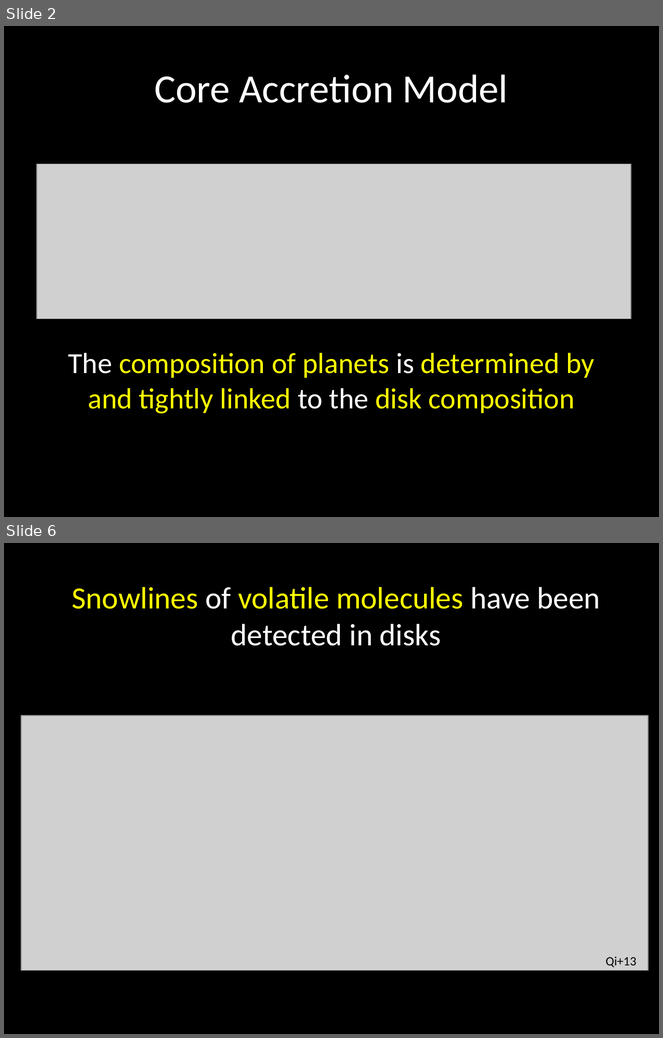
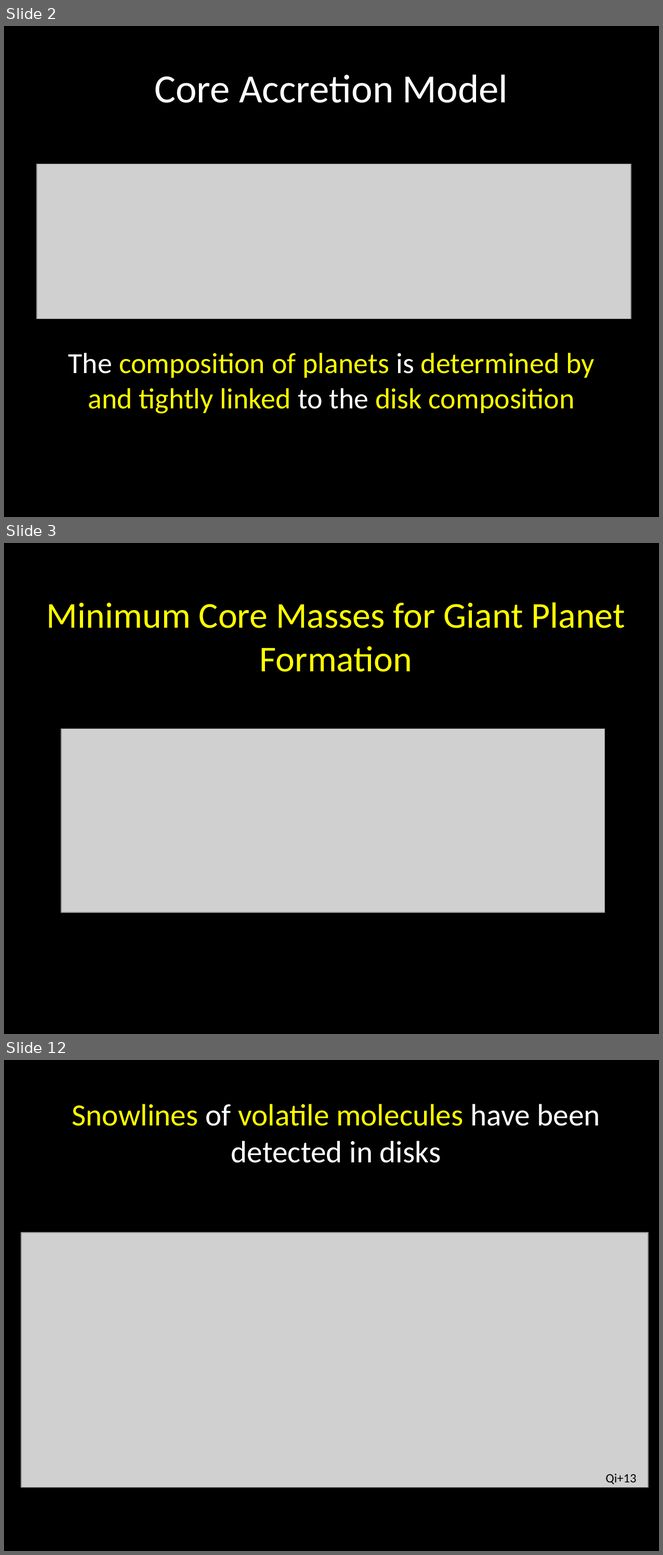
Before and after one commit to apiso/Thesis, a slide deck: slides/AAS_talk.pptx. Shown one above the other, each under a label of ours: slides 2 and 6 before the commit, slides 2, 3 and 12 after it; the slides between them are not shown. The pictures are 663x1038 and 663x1555 pixels, drawn with LibreOffice and Linux fonts; fonts in the diff are those of the drawing; grey boxes stand for pictures. Boxes give left, top, right and bottom in pixels: in the first picture for what was removed or moved away, otherwise in the second. Text is boxed around its words. In the diff, an @@ line names an element or a change of style, - is before the commit and + after.

```diff
--- a/slides/AAS_talk.pptx
+++ b/slides/AAS_talk.pptx
@@ slide 3 added at <box>4,543,659,1034</box>, background #000000 @@
@@ title added at <box>47,602,625,672</box>, 40 pt, text #FFFF00 @@
+Minimum Core Masses for Giant Planet Formation
@@ picture added at <box>61,729,605,913</box> @@
@@ what was slide 6 is now slide 12 @@
```
Also in this commit, not shown: 7 slides changed, 10 other slides added, 1 slide removed, 5 other files.
